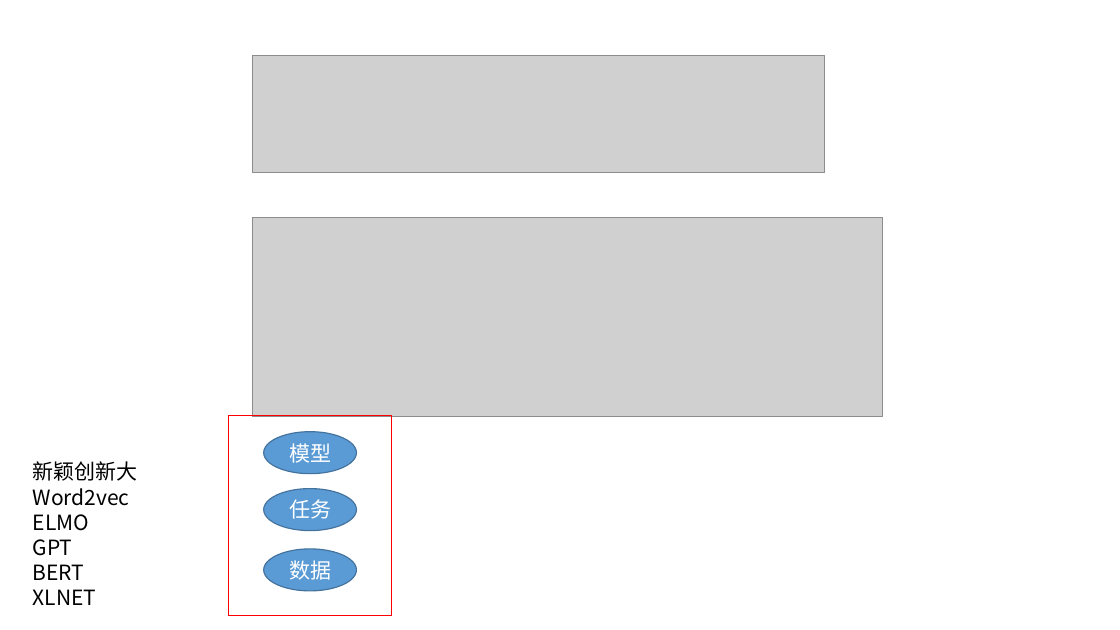
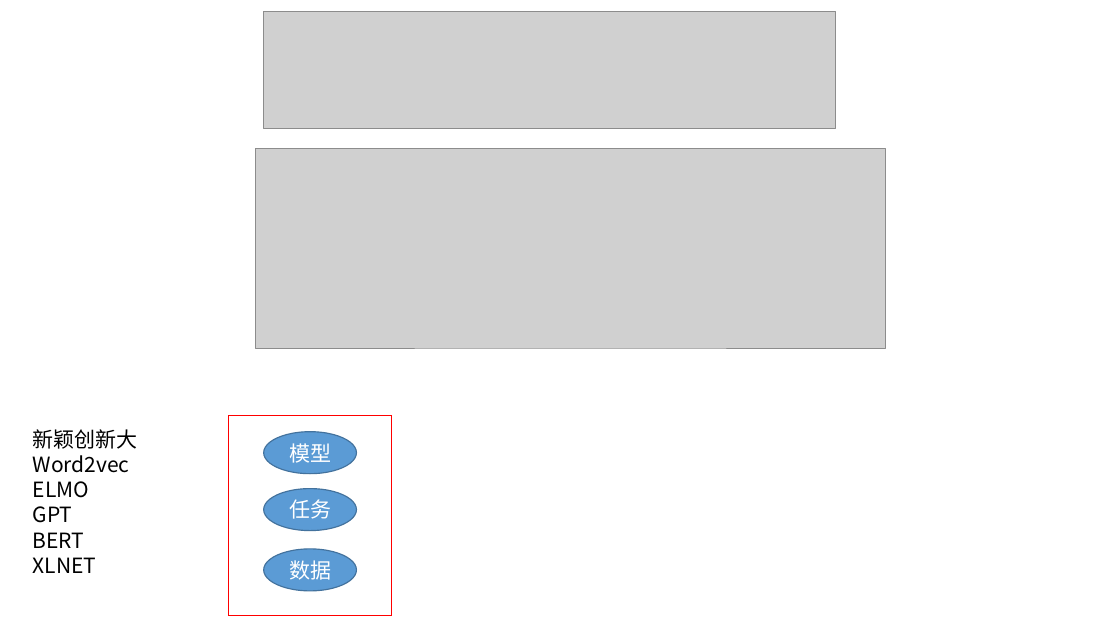
Before and after one commit to xiaojkql/Interview-Prepare, a slide deck: slide 4 of 预训练模型/summary.pptx. Drawn at 1120x630 pixels with LibreOffice and Linux fonts; fonts in the diff are those of the drawing; grey boxes stand for pictures. Boxes give left, top, right and bottom in pixels: in the first picture for what was removed or moved away, otherwise in the second. Text is boxed around its words. In the diff, an @@ line names an element or a change of style, - is before the commit and + after.

```diff
--- a/预训练模型/summary.pptx
+++ b/预训练模型/summary.pptx
@@ picture: place and size @@
-picture at (253,55,825,173)
+picture at (264,12,836,129)
@@ picture: place and size @@
-picture at (253,218,883,418)
+picture at (255,149,886,349)
@@ text "新颖创新大": place and size @@
-text "新颖创新大" at (33,461,138,605)
+text "新颖创新大" at (33,429,138,573)
```
Also in this commit, not shown: 18 slides added, 1 slide removed.
